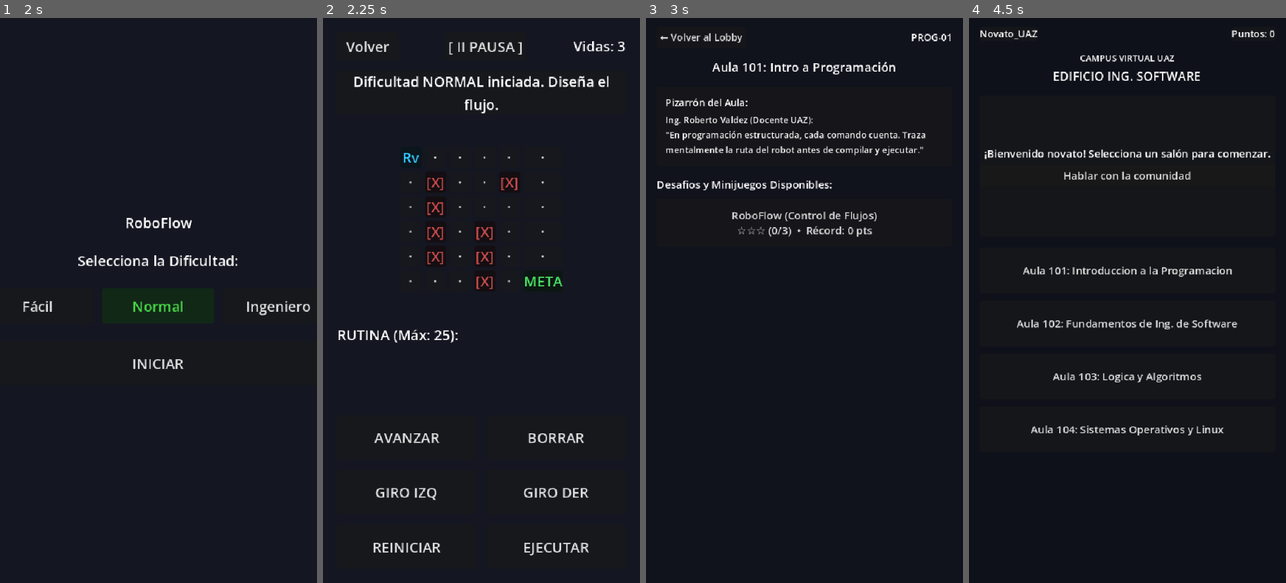
Above: before the commit, frames 1-4 (left to right).
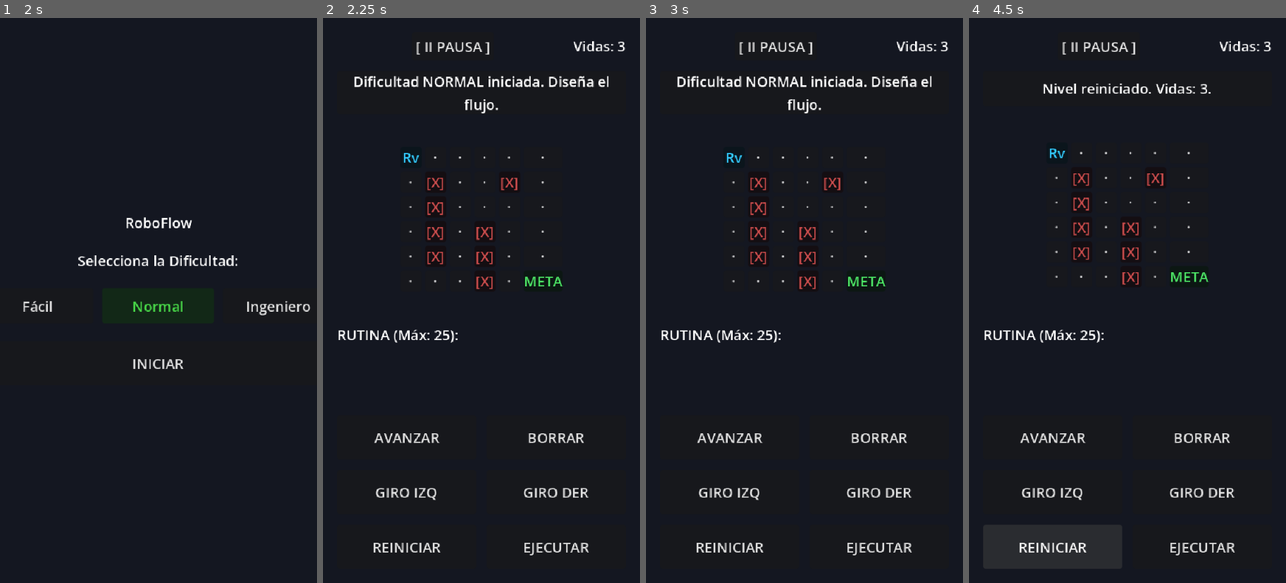
Above: after the commit, the same moments.

Repository: Bijou91/Morelosoft-International-Solutions
Game: Godot game, scene res://scenes/minigames/programacion/roboflow/RoboFlow.tscn
Same seed, same stepped clock (60 frames per second), same inputs: the game is played once before the commit and once after it. This scene is started directly instead of the project's main scene.
Inputs (mouse positions are in pixels of both pictures, inside the frame that each line leads up to):
- Up to frame 1 (2 s): click "Normal" at 0.5 s; click "Normal" at 1.25 s
- Up to frame 2 (2.25 s): click "INICIAR" at 2 s
- Up to frame 3 (3 s): click (690, 46) at 2.75 s, where only the run before the commit has a clickable "Volver"
- Up to frame 4 (4.5 s): click (1026, 34) at 3.5 s, where only the run before the commit has a clickable "← Volver al Lobby"; click (1051, 549) at 4.25 s, where only the run after the commit has a clickable "REINICIAR"

Frame 1 is identical in both runs. In frame 2, 0.5% of the frame differs, in the area x 7-63%, y 4-7%; in frame 3, 6.9%; in frame 4, 9.7%, in the area x 3-97%, y 2-98%.

Commit message:
refactor(roboflow): Remover botón de 'Volver' redundante de la interfaz de juego principal para limpiar la UI

Diff:
--- a/pixeling/scenes/minigames/programacion/roboflow/RoboFlow.gd
+++ b/pixeling/scenes/minigames/programacion/roboflow/RoboFlow.gd
@@ -45,7 +45,6 @@
 @onready var btn_del: Button = $ScreenGame/Margin/VBox/ActionGrid/BtnDel
 @onready var btn_clear: Button = $ScreenGame/Margin/VBox/ActionGrid/BtnClear
 @onready var btn_run: Button = $ScreenGame/Margin/VBox/ActionGrid/BtnRun
-@onready var btn_back: Button = $ScreenGame/Margin/VBox/TopHUD/BtnBack
 @onready var btn_pause: Button = $ScreenGame/Margin/VBox/TopHUD/BtnPause
 @onready var lives_label: Label = $ScreenGame/Margin/VBox/TopHUD/LivesLabel
 
@@ -78,7 +77,6 @@
 	btn_del.pressed.connect(remove_last_instruction)
 	btn_clear.pressed.connect(reiniciar_nivel)
 	btn_run.pressed.connect(run_program)
-	btn_back.pressed.connect(_on_back_pressed)
 	btn_pause.pressed.connect(_on_pause_pressed)
 
 	# Conexiones: Pantallas Finales y Pausa
--- a/pixeling/scenes/minigames/programacion/roboflow/RoboFlow.tscn
+++ b/pixeling/scenes/minigames/programacion/roboflow/RoboFlow.tscn
@@ -108,11 +108,6 @@
 [node name="TopHUD" type="HBoxContainer" parent="ScreenGame/Margin/VBox"]
 layout_mode = 2
 
-[node name="BtnBack" type="Button" parent="ScreenGame/Margin/VBox/TopHUD"]
-custom_minimum_size = Vector2(70, 32)
-layout_mode = 2
-text = "Volver"
-
 [node name="Spacer" type="Control" parent="ScreenGame/Margin/VBox/TopHUD"]
 layout_mode = 2
 size_flags_horizontal = 3
